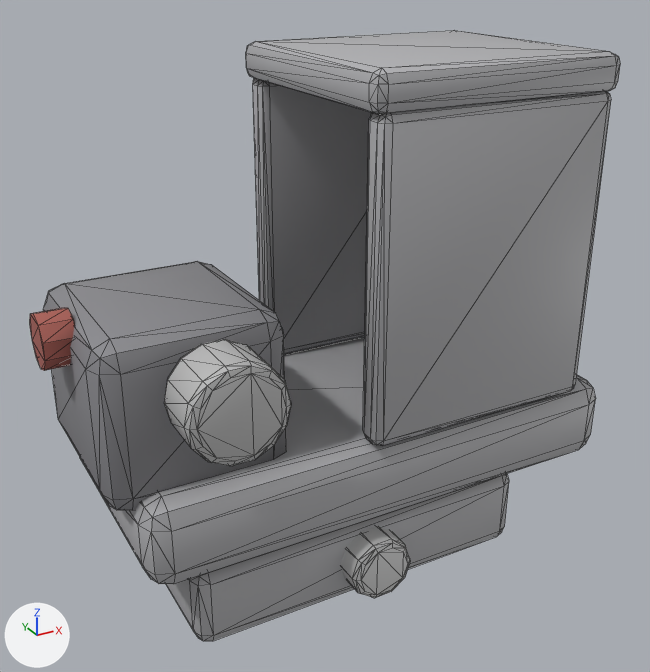
What one commit did to the glTF model game/assets/items/holo-sight.glb.
Both versions are drawn from a camera (50 mm lens) standing at (-0.054, -0.1006, 0.083) and looking at (-0.0002, -0.0029, 0.0341). The axes (+X, +Y, +Z) are drawn at lower left. The lights are the same throughout. The first picture is the older version. Mesh edges are drawn as thin lines. Objects named as collision shapes, trigger or cutter boxes, shadow casters or lower levels of detail are left out. Where no turn or scale is listed for an object, it has been applied to the vertices. Vertices at exactly the same position are counted once.

The older version as bpy lines, for what is in view:
```python
me_body_lod0 = bpy.data.meshes.new('Body_lod0')
me_body_lod0.from_pydata(...)  # 500 vertices, 964 faces; spans x -0.037..0.039, y -0.025..0.019, z 0.0..0.0705
me_body_lod0.materials.append(mat_m_psg_surface)
ob_body_lod0 = bpy.data.objects.new('Body_lod0', me_body_lod0)
ob_body_lod0.location = (0.0, 0.0, 0.0)
```
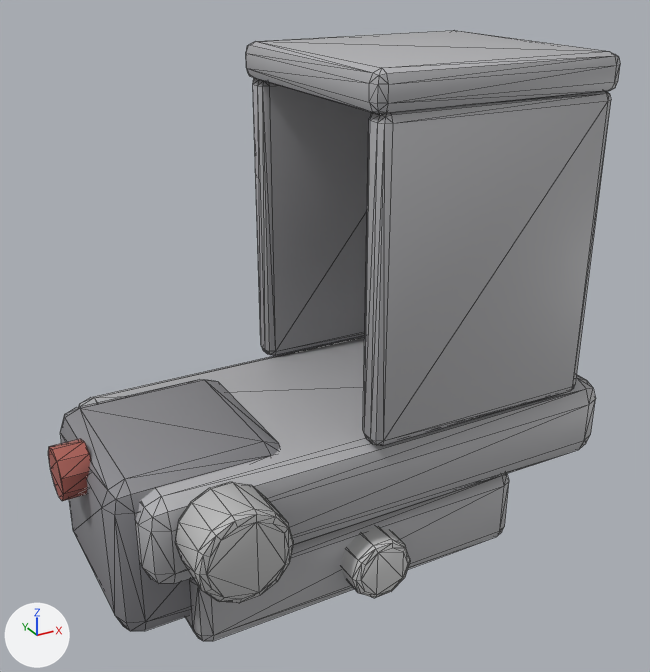
The change, as a list of edits to the scene's bpy script:
```text
Change me_body_lod0:
    where me_body_lod0.from_pydata(...)  # 500 vertices, 964 faces; spans x -0.037..0.039, y -0.025..0.019, z 0.0..0.0705
    used by ob_body_lod0; location = (0.0, 0.0, 0.0)
    me_body_lod0 part 1: the loose piece of 56 vertices spanning x -0.034..-0.01, y -0.013..0.013, z 0.021..0.043 is moved by (0.0, 0.0, -0.018)
    me_body_lod0 part 2: the loose piece of 84 vertices spanning x -0.028..-0.016, y -0.025..-0.017, z 0.0322..0.0438 is moved by (0.0, 0.0, -0.018)
    me_body_lod0 part 3: the loose piece of 20 vertices spanning x -0.037..-0.033, y -0.0033..0.0033, z 0.0365..0.0435 is moved by (0.0, 0.0, -0.018)
```

Location of each change, (x1, y1, x2, y2) in pixels of the pictures (650 x 672 px; the box of a moved part takes in the faces that stretch with it):
'Body_lod0', reshaped: before (30, 30, 620, 641); after (48, 30, 620, 641)
part 1 of me_body_lod0, moved or reshaped: before (43, 261, 286, 510); after (60, 379, 280, 631)
part 2 of me_body_lod0, moved or reshaped: before (164, 339, 291, 466); after (175, 482, 293, 603)
part 3 of me_body_lod0, moved or reshaped: before (30, 308, 75, 371); after (48, 439, 91, 501)
